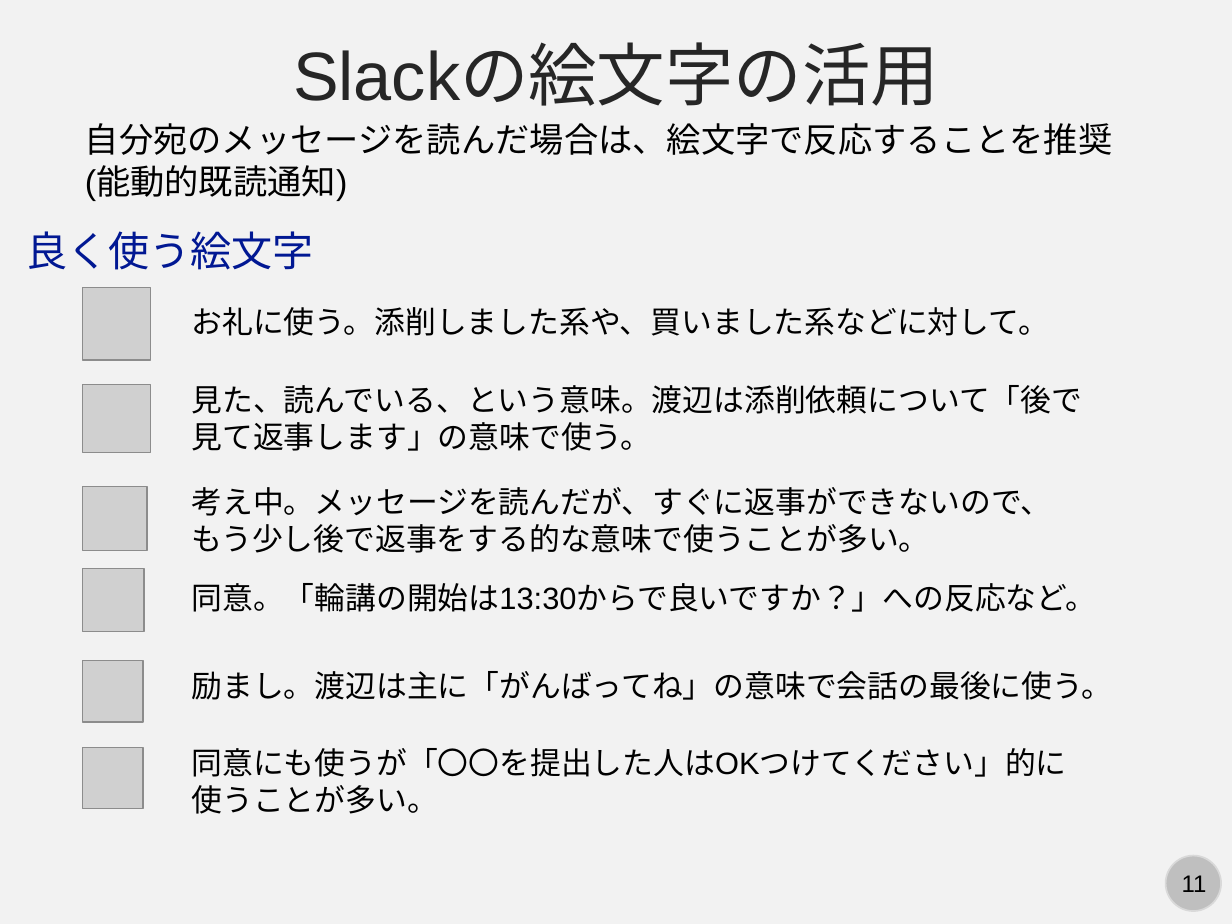
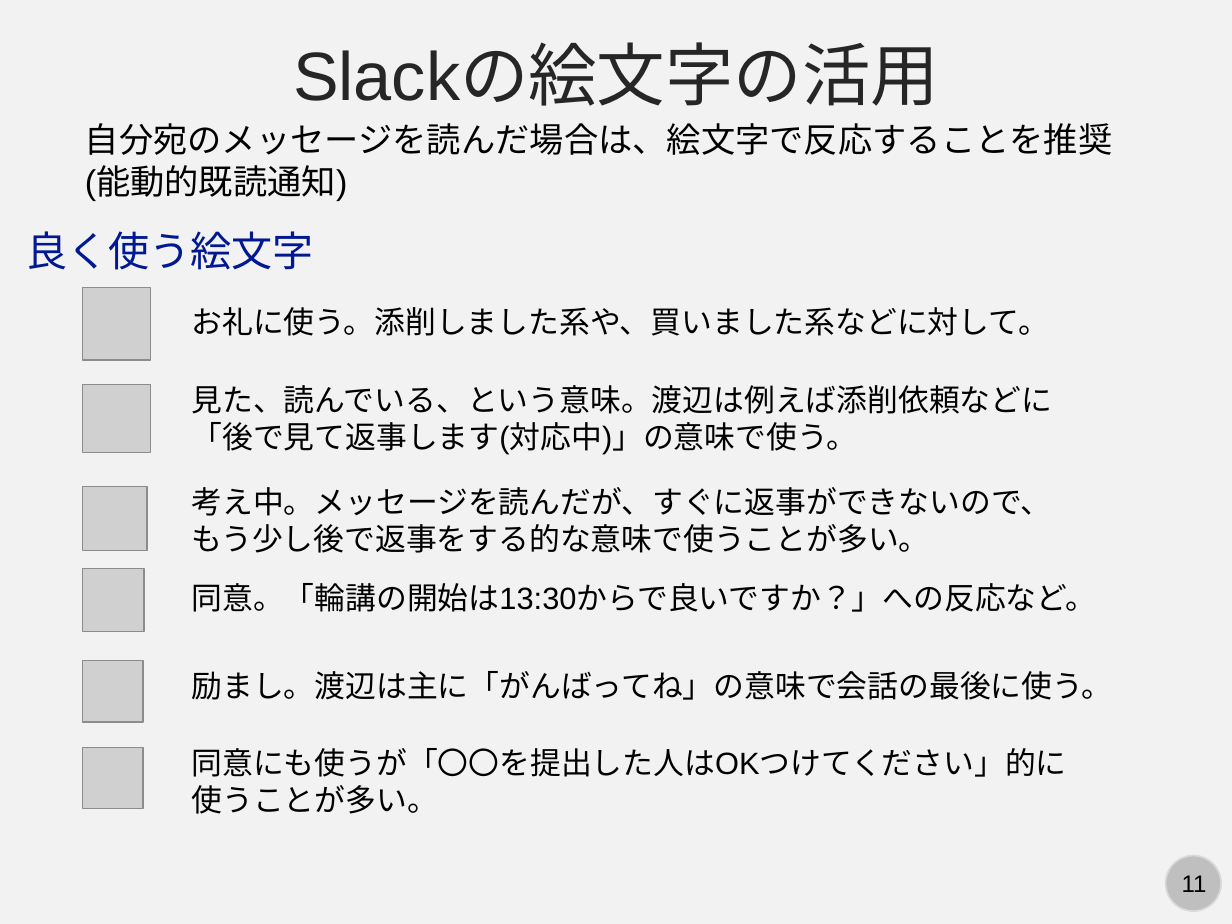
Before and after one commit to kaityo256/lab_startup, a slide deck: slide 11 of slack/slack.pptx. Drawn at 1232x924 pixels with LibreOffice and Linux fonts; fonts in the diff are those of the drawing; grey boxes stand for pictures. Boxes give left, top, right and bottom in pixels: in the first picture for what was removed or moved away, otherwise in the second. Text is boxed around its words. In the diff, an @@ line names an element or a change of style, - is before the commit and + after.

```diff
--- a/slack/slack.pptx
+++ b/slack/slack.pptx
@@ text at [191,385,1052,455]: text changed @@
-見た、読んでいる、という意味。渡辺は添削依頼について「後で見て返事します」の意味で使う。
+見た、読んでいる、という意味。渡辺は例えば添削依頼などに「後で見て返事します(対応中)」の意味で使う。
```
Also in this commit, not shown: 2 other slides changed.
